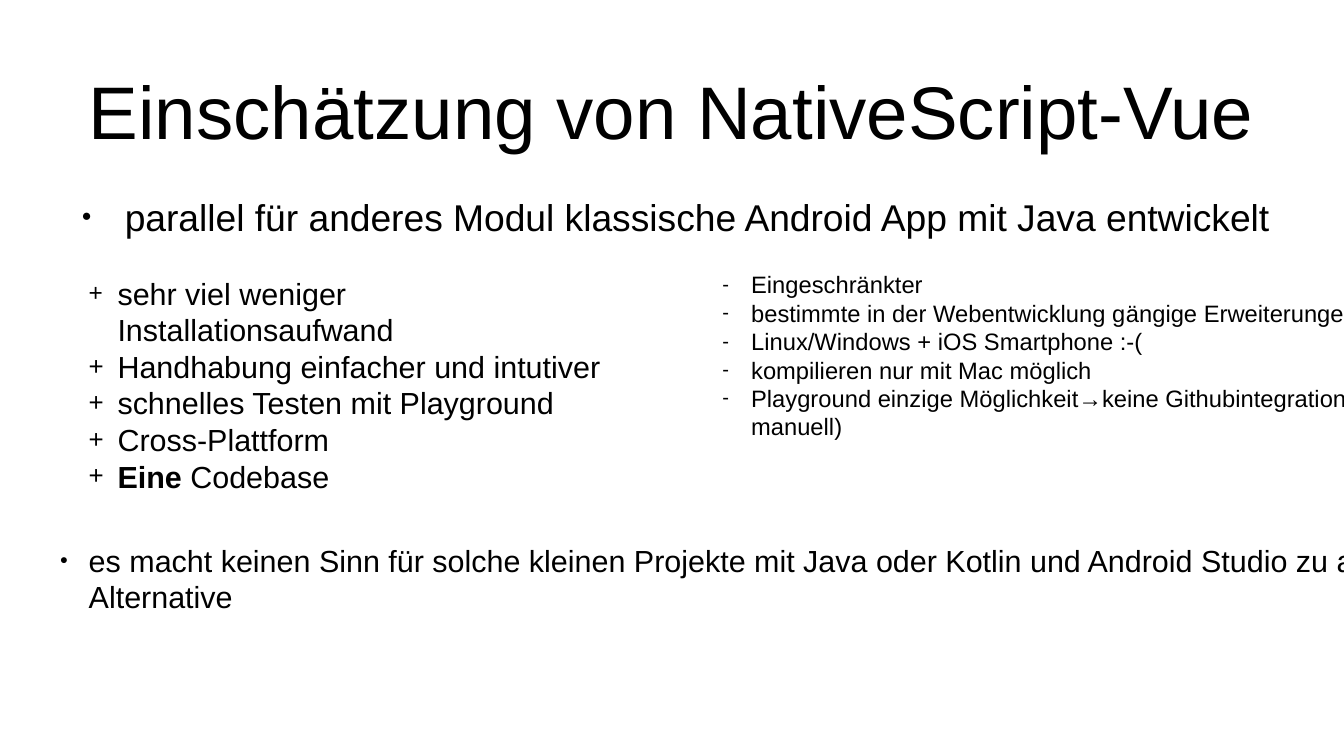
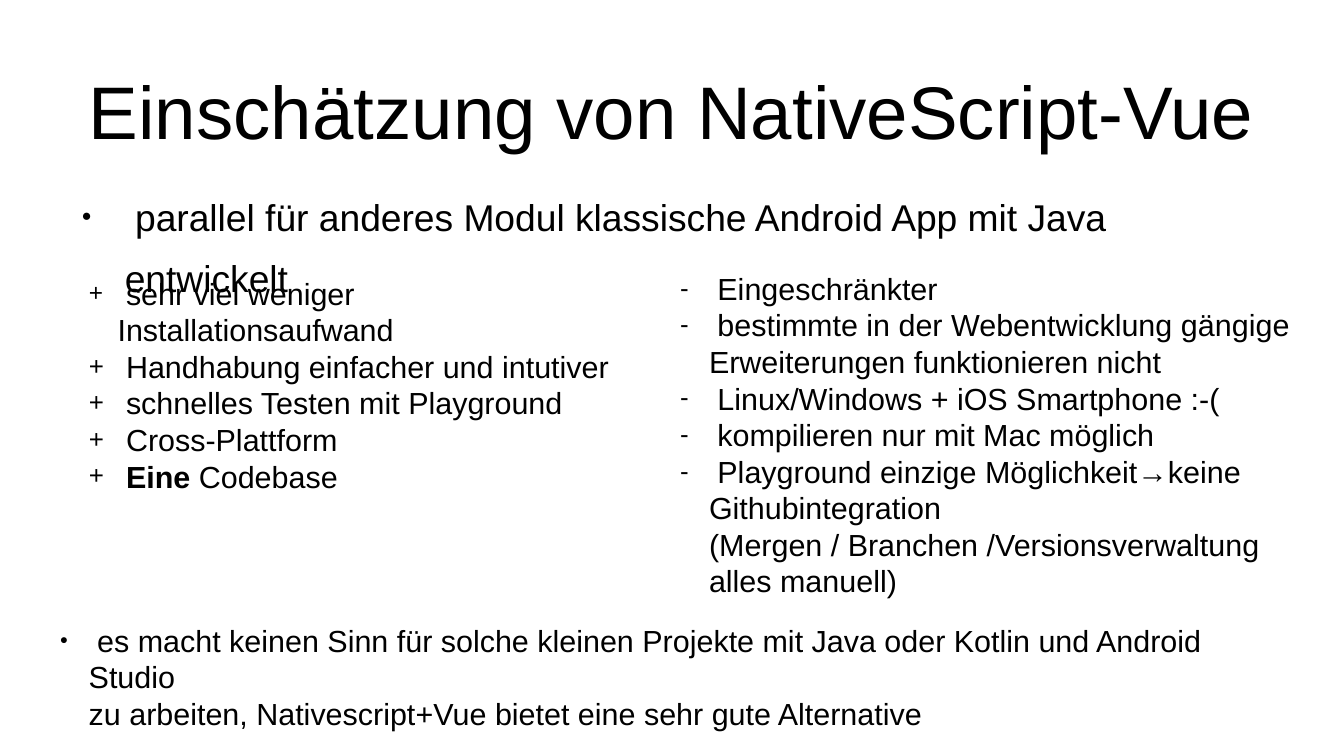
Before and after one commit to pigutsche/dosi_calc, a slide deck: slide 15 of Präsentation/präs.odp. Drawn at 1344x756 pixels with LibreOffice and Linux fonts; fonts in the diff are those of the drawing. Boxes give left, top, right and bottom in pixels: in the first picture for what was removed or moved away, otherwise in the second. Text is boxed around its words. In the diff, an @@ line names an element or a change of style, - is before the commit and + after.

```diff
--- a/Präsentation/präs.odp
+++ b/Präsentation/präs.odp
@@ text "parallel für anderes Modul klassische ..." rewrapped from (125, 204, 1269, 238) to (135, 204, 1107, 238) @@
@@ text "sehr viel weniger Installationsaufwand" rewrapped from (118, 283, 601, 489) to (118, 281, 609, 489) @@
@@ text "Eingeschränkter": place and size @@
-text "Eingeschränkter" at (751, 275, 1344, 440)
+text "Eingeschränkter" at (709, 278, 1290, 598)
@@ text "Eingeschränkter" at (709, 278, 1290, 598): size 14 to 18 pt @@
@@ text "es macht keinen Sinn für ..." rewrapped from (89, 550, 1328, 609) to (89, 630, 1201, 731) @@
```
Also in this commit, not shown: 3 other slides changed, 14 other files.
